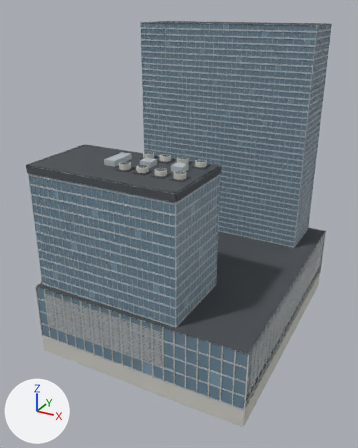
One commit to the Blender file godot/tools/blender/authored/block_37.blend: the scene before it, then after it.
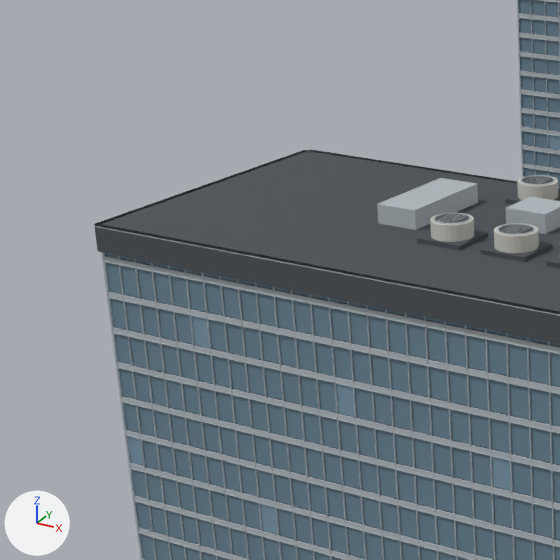
Each version is shown whole from a 50 mm camera at (97.6, -193.2, 137.4) aimed at (-3.4, -9.7, 45.6), then close up on the part from 0% to 43% of the width and 23% to 58% of the height. Every picture has the same lights, and +X, +Y and +Z are marked at lower left. The older version's two pictures come first.

Script lines for the objects in view, before the commit:
```python
me_batched_block37_recessed_blue_grey_panes = bpy.data.meshes.new('Batched Block37 recessed blue grey panes')
me_batched_block37_recessed_blue_grey_panes.from_pydata(...)  # 39304 vertices, 29478 faces; spans x -51.0..50.9, y -59.4..59.4, z 0.6..130.0
me_batched_block37_recessed_blue_grey_panes.materials.append(mat_block37_recessed_blue_grey_panes)  # blue #6c8697
me_recessed_podium_interior = bpy.data.meshes.new('Recessed podium interior')
me_recessed_podium_interior.from_pydata(...)  # 896 vertices, 582 faces; spans x -51.0..51.1, y -59.5..59.5, z 0.0..130.0
me_recessed_podium_interior.materials.append(mat_block37_dark_backing_and_roof)  # dark grey #4b5055
me_retained_mapped_compound_foundation = bpy.data.meshes.new('Retained mapped compound foundation')
me_retained_mapped_compound_foundation.from_pydata(...)  # 1340 vertices, 920 faces; spans x -51.3..51.3, y -59.7..59.7, z -8.0..82.3
me_retained_mapped_compound_foundation.materials.append(mat_block37_pale_podium_piers)  # light grey #cdcbc4
ob_block37_dark_backing_and_roof = bpy.data.objects.new('Block37 dark backing and roof', me_recessed_podium_interior)
ob_block37_dark_backing_and_roof.location = (0.0, 0.0, 0.0)
ob_block37_pale_podium_piers = bpy.data.objects.new('Block37 pale podium piers', me_retained_mapped_compound_foundation)
ob_block37_pale_podium_piers.location = (0.0, 0.0, 0.0)
ob_block37_recessed_blue_grey_panes = bpy.data.objects.new('Block37 recessed blue grey panes', me_batched_block37_recessed_blue_grey_panes)
ob_block37_recessed_blue_grey_panes.location = (0.0, 0.0, 0.0)
# also in view: 'Block37 silver curtain wall frames' at (0.2, 0.0, 65.0); 'Night occupied Block37 panes' at (0.1, 0.2, 65.3)
```
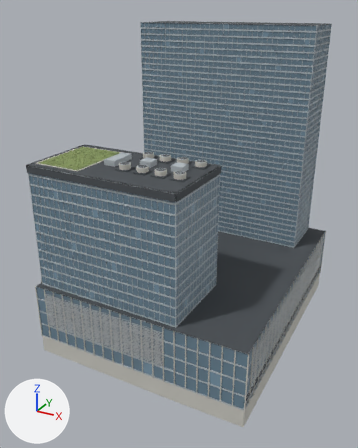
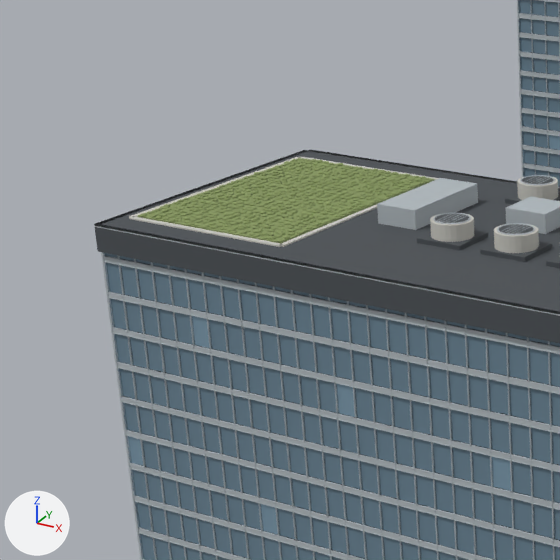
Scene script edits in JSON lines:
```json
{"op": "add", "block": "mat_block37_office_planted_roof", "code": ["mat_block37_office_planted_roof = principled_material('Block37 office planted roof')", "mat_block37_office_planted_roof.base_color = (0.25, 0.32, 0.12)  # green #899961", "mat_block37_office_planted_roof.roughness = 1.0"]}
{"block": "me_retained_mapped_compound_foundation", "where": "# used by ob_block37_pale_podium_piers; location = (0.0, 0.0, 0.0)"}
{"op": "remove", "block": "me_retained_mapped_compound_foundation", "code": "me_retained_mapped_compound_foundation.from_pydata(...)  # 1340 vertices, 920 faces; spans x -51.3..51.3, y -59.7..59.7, z -8.0..82.3"}
{"op": "add", "block": "me_retained_mapped_compound_foundation", "code": "me_retained_mapped_compound_foundation.from_pydata(...)  # 1372 vertices, 944 faces; spans x -51.3..51.3, y -59.7..59.7, z -8.0..82.3"}
{"block": "me_retained_mapped_compound_foundation", "change": "me_retained_mapped_compound_foundation part 1: a new loose piece, a box spanning x -44.3..-23.3, y -53.58..-52.92, z 80.0..80.16, in mat_block37_pale_podium_piers (light grey #cdcbc4)"}
{"block": "me_retained_mapped_compound_foundation", "change": "me_retained_mapped_compound_foundation part 2: a new loose piece, a box spanning x -44.3..-23.3, y -24.58..-23.92, z 80.0..80.16, in mat_block37_pale_podium_piers (light grey #cdcbc4)"}
{"block": "me_retained_mapped_compound_foundation", "change": "me_retained_mapped_compound_foundation part 3: a new loose piece, a box spanning x -44.62..-43.97, y -53.25..-24.25, z 80.0..80.16, in mat_block37_pale_podium_piers (light grey #cdcbc4)"}
{"block": "me_retained_mapped_compound_foundation", "change": "me_retained_mapped_compound_foundation part 4: a new loose piece, a box spanning x -23.62..-22.98, y -53.25..-24.25, z 80.0..80.16, in mat_block37_pale_podium_piers (light grey #cdcbc4)"}
{"op": "add", "block": "me_office_western_planted_roof_bed", "code": ["me_office_western_planted_roof_bed = bpy.data.meshes.new('Office western planted roof bed')", "me_office_western_planted_roof_bed.from_pydata(...)  # 6728 vertices, 11206 faces; spans x -43.9..-23.6, y -52.9..-24.6, z 80.0..80.5", "me_office_western_planted_roof_bed.materials.append(mat_block37_office_planted_roof)  # green #899961"]}
{"op": "add", "block": "ob_block37_office_planted_roof", "code": ["ob_block37_office_planted_roof = bpy.data.objects.new('Block37 office planted roof', me_office_western_planted_roof_bed)", "ob_block37_office_planted_roof.location = (0.0, 0.0, 0.0)"]}
```

Changed parts and their boxes [x1, y1, x2, y2] in the close-ups (560 x 560 px):
```json
{"object": "Block37 office planted roof", "change": "added", "after": [138, 158, 434, 243], "on screen": "green"}
{"object": "Block37 pale podium piers", "change": "reshaped", "before": [430, 177, 558, 253], "after": [129, 157, 558, 253]}
{"part": 1, "of": "me_retained_mapped_compound_foundation", "change": "added", "after": [129, 216, 281, 247]}
{"part": 2, "of": "me_retained_mapped_compound_foundation", "change": "added", "after": [300, 157, 439, 180]}
{"part": 3, "of": "me_retained_mapped_compound_foundation", "change": "added", "after": [129, 157, 300, 217]}
{"part": 4, "of": "me_retained_mapped_compound_foundation", "change": "added", "after": [281, 184, 425, 247]}
```
